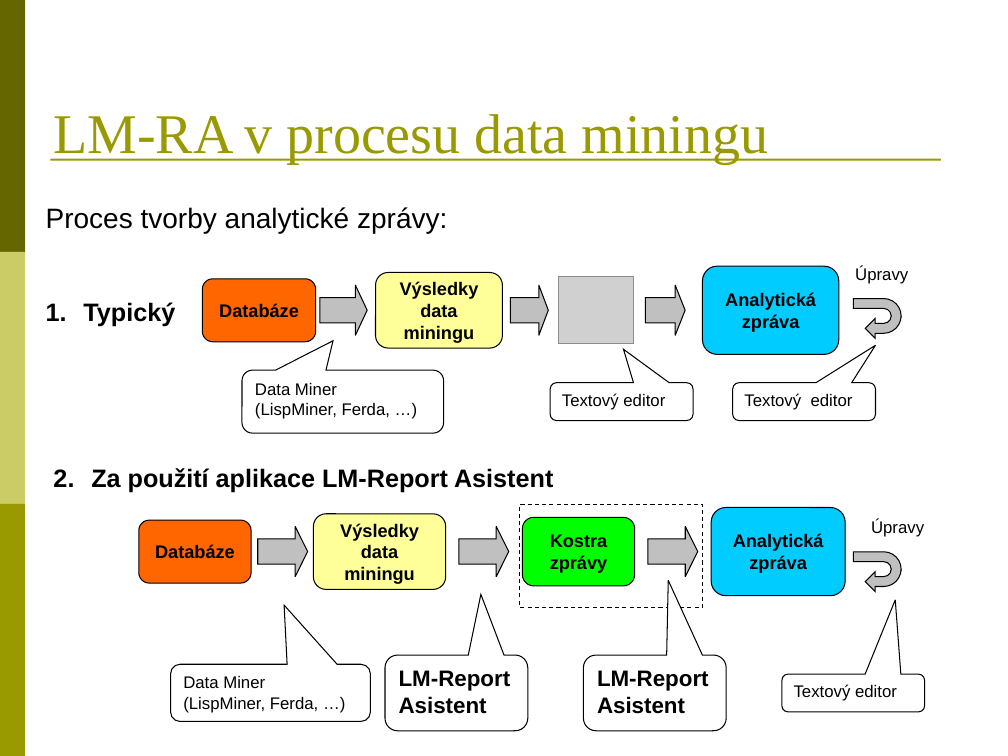
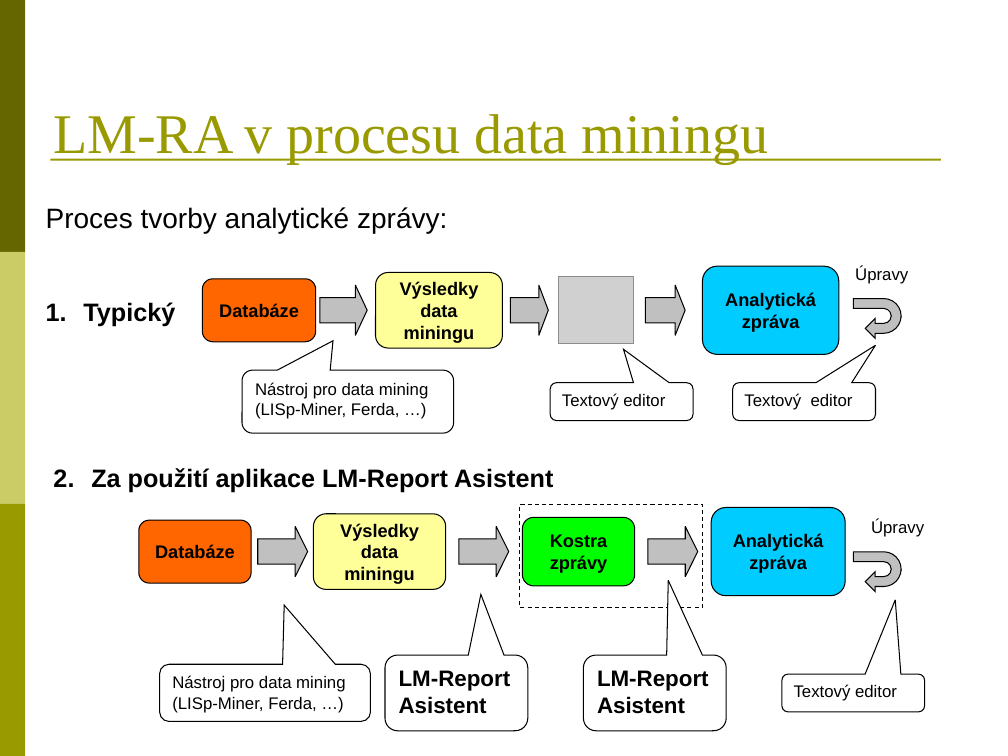
Before and after one commit to BackupTheBerlios/reportasistent-svn, a slide deck: slide 4 of trunk/Dokumenty/LM-Report Asistent.ppt. Drawn at 1008x756 pixels with LibreOffice and Linux fonts; fonts in the diff are those of the drawing; grey boxes stand for pictures. Boxes give left, top, right and bottom in pixels: in the first picture for what was removed or moved away, otherwise in the second. Text is boxed around its words. In the diff, an @@ line names an element or a change of style, - is before the commit and + after.

```diff
--- a/trunk/Dokumenty/LM-Report Asistent.ppt
+++ b/trunk/Dokumenty/LM-Report Asistent.ppt
@@ rounded speech box "Nástroj pro data mining": place and size @@
-rounded speech box "Nástroj pro data mining" at <box>242,370,444,432</box>
+rounded speech box "Nástroj pro data mining" at <box>242,370,454,432</box>
@@ rounded speech box "Nástroj pro data mining" at <box>242,370,454,432</box>: proportions changed @@
@@ text in rounded speech box at <box>255,382,428,419</box>: text changed @@
-Data Miner
-(LispMiner, Ferda, …)
+Nástroj pro data mining
+(LISp-Miner, Ferda, …)
@@ rounded speech box "Nástroj pro data mining" at <box>159,664,370,722</box>: proportions changed @@
@@ rounded speech box "Nástroj pro data mining": place and size @@
-rounded speech box "Nástroj pro data mining" at <box>170,664,370,722</box>
+rounded speech box "Nástroj pro data mining" at <box>159,664,370,722</box>
@@ text in rounded speech box at <box>172,675,345,713</box>: text changed @@
-Data Miner
-(LispMiner, Ferda, …)
+Nástroj pro data mining
+(LISp-Miner, Ferda, …)
```
Also in this commit, not shown: 2 other slides changed.
